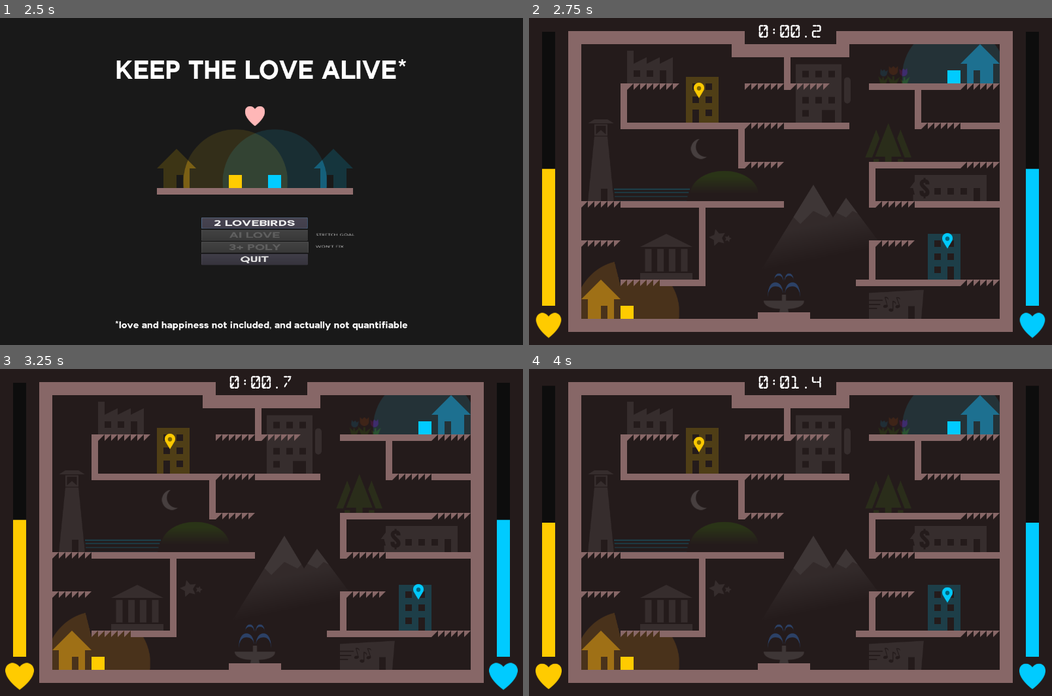
Above: before the commit, frames 1-4 (two rows, left to right).
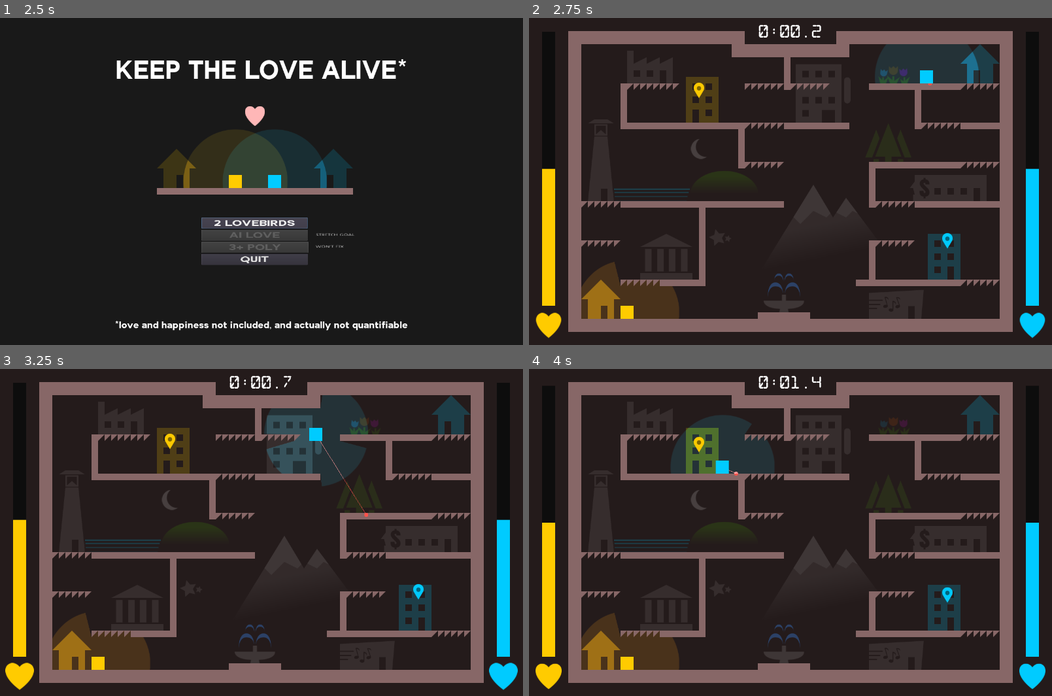
Above: after the commit, the same moments.

Repository: notapixelstudio/keep-love-alive
Game: Godot game, scene res://MainScreen.tscn
Same seed, same stepped clock (60 frames per second), same inputs: the game is played once before the commit and once after it.
Inputs:
- Up to frame 1 (2.5 s): click "START" at 0.5 s; click "2 LOVEBIRDS" at 1.25 s; click "START" at 2 s
- Up to frame 2 (2.75 s): no input
- Up to frame 3 (3.25 s): no input
- Up to frame 4 (4 s): no input

Frame 1 is identical in both runs. In frame 2, 1.3% of the frame differs, in the area x 66-90%, y 8-21%; in frame 3, 5.8%, in the area x 50-90%, y 8-46%; in frame 4, 4.8%.
Error after the commit: Invalid call. Nonexistent function 'configure' in base 'Nil'. (res://MainScreen.gd:4)

Commit message:
cpu getting smarter

Diff:
--- a/godot/Character.gd
+++ b/godot/Character.gd
@@ -9,14 +9,64 @@
 export var paused = false
 
 var velocity = Vector2()
+export var cpu : bool = false
 
 func _ready():
 	$Sprite.modulate = global.players[player].color
 	$Light2D.color = global.players[player].color
 	set_process(not paused)
 
+var target = null
+var jump_time = 4
+var default_wait_time = 4
+var jump_wait_time = 1
+var wait_still = 4
+var change_still_dir = [-1, 1]
+var ind_change = 0
+func _process(delta):
+	if cpu:
 
-func _process(delta):
+		var min_dist = 3000
+		for todo in get_tree().get_nodes_in_group("todo"):
+
+			if todo.player == player and todo.active:
+				var dist = (todo.global_position - position).length()
+				if min_dist >= dist:
+					min_dist = dist
+					target = todo
+
+		var dir_x = (target.global_position - position).normalized().x
+		if not aim(target, "todo"):
+			wait_still -= delta
+			if wait_still <= 0:
+				ind_change = (ind_change+1)%len(change_still_dir)
+				wait_still = default_wait_time + rand_range(1.2, 3.3)
+			velocity.x = speed*change_still_dir[ind_change]
+		else:
+			velocity.x = speed*dir_x
+
+
+		jump_time -= delta
+		if is_on_floor():
+			if jump_time<0:
+				velocity.y = -jump_speed*1.6
+				jump_time = jump_wait_time + rand_range(1.2, 2.3)
+			else:
+				var tile_pos = get_parent().get_node("SolidTiles").world_to_map(position)
+				var tile_id = get_parent().get_node("SolidTiles").get_cellv(Vector2(tile_pos.x, tile_pos.y+1))
+				if tile_id == 1:
+
+					position.y += 2
+
+
+		else:
+			# different gravity while acending or falling
+			velocity.y += 2*gravity*delta
+
+		velocity = move_and_slide(velocity, Vector2(0,-1))
+
+		return
+
 	var dir_x = int(Input.is_action_pressed(player+'_right'))-int(Input.is_action_pressed(player+'_left'))
 	velocity.x = speed*dir_x
 
@@ -46,35 +96,36 @@
 var laser_color = Color(1.0, .329, .298)
 var radius = 150
 
-"""
+
 # in order to raycast
 func _physics_process(delta):
 	update()
-"""
 
-func aim(lover = null):
+
+func aim(lover = null, what = "lover")-> bool:
 	hit_pos = []
 	var space_state = get_world_2d().direct_space_state
 
 	var target = self if not lover else lover
 	var target_extents = target.get_node('CollisionShape2D').shape.extents - Vector2(5, 5)
 
-	var nw = target.position - target_extents
-	var se = target.position + target_extents
-	var ne = target.position + Vector2(target_extents.x, -target_extents.y)
-	var sw = target.position + Vector2(-target_extents.x, target_extents.y)
-	for pos in [target.position]:
+	var nw = target.global_position - target_extents
+	#var se = target.position + target_extents
+	#var ne = target.position + Vector2(target_extents.x, -target_extents.y)
+	#var sw = target.position + Vector2(-target_extents.x, target_extents.y)
+	for pos in [target.global_position]:
 
 		var result = space_state.intersect_ray(position,
 				pos, [self], self.collision_mask)
 		if result:
 			hit_pos.append(result.position)
-			if result.collider.name == lover.name:
+			if result.collider.name == lover.name and what == "lover":
 				return true
 			else:
 				return false
-
-
+		elif what == "todo" :
+			return true
+	return false
 
 func _draw():
 
--- /dev/null
+++ b/godot/MainScreen.gd
@@ -0,0 +1,19 @@
+extends Control
+
+func _ready():
+	SilentWolf.configure({
+		"api_key": "nhEiDdEK5E8PAowwDabV18piLmLK7oIgqOXiFn21",
+		"game_id": "keep-love-alive",
+		"game_version": "1.0.2",
+		"log_level": 1
+	})
+
+	SilentWolf.configure_scores({
+		"open_scene_on_close": "res://MainScreen.tscn"
+	})
+
+	yield(get_tree().create_timer(1), "timeout")
+	SilentWolf.Scores.persist_score("first", 1.8)
+	yield(get_tree().create_timer(2), "timeout")
+	yield(SilentWolf.Scores.get_high_scores(), "sw_scores_received")
+	print("Scores: " + str(SilentWolf.Scores.scores))
--- a/godot/MainScreen.tscn
+++ b/godot/MainScreen.tscn
@@ -6,6 +6,7 @@
 [ext_resource path="res://Character.tscn" type="PackedScene" id=4]
 [ext_resource path="res://assets/heart.png" type="Texture" id=5]
 [ext_resource path="res://assets/house.png" type="Texture" id=6]
+[ext_resource path="res://MainScreen.gd" type="Script" id=7]
 
 [sub_resource type="DynamicFont" id=1]
 size = 64
@@ -22,6 +23,7 @@
 [node name="MenuScreen" type="Control"]
 anchor_right = 1.0
 anchor_bottom = 1.0
+script = ExtResource( 7 )
 __meta__ = {
 "_edit_use_anchors_": false
 }
--- a/godot/Todo.tscn
+++ b/godot/Todo.tscn
@@ -23,7 +23,9 @@
 [sub_resource type="RectangleShape2D" id=2]
 extents = Vector2( 16, 16 )
 
-[node name="Todo" type="Area2D"]
+[node name="Todo" type="Area2D" groups=[
+"todo",
+]]
 script = ExtResource( 2 )
 
 [node name="Sprite" type="Sprite" parent="."]
--- a/godot/World.tscn
+++ b/godot/World.tscn
@@ -432,5 +432,6 @@
 [node name="Character_p2" parent="." instance=ExtResource( 2 )]
 position = Vector2( 1040, 144 )
 player = "p2"
+cpu = true
 [connection signal="timeout" from="Timer" to="." method="_on_Timer_timeout"]
 [connection signal="timeout" from="SpawnTimer" to="." method="_on_SpawnTimer_timeout"]
--- a/godot/project.godot
+++ b/godot/project.godot
@@ -33,12 +33,17 @@
 [autoload]
 
 global="*res://global.gd"
+SilentWolf="*res://addons/silent_wolf/SilentWolf.gd"
 
 [display]
 
 window/size/width=1280
 window/size/height=800
 window/size/resizable=false
+
+[editor_plugins]
+
+enabled=PoolStringArray( "silent_wolf" )
 
 [input]
 
Not shown: 1 places in godot/MainScreen.tscn that only renumber resources
